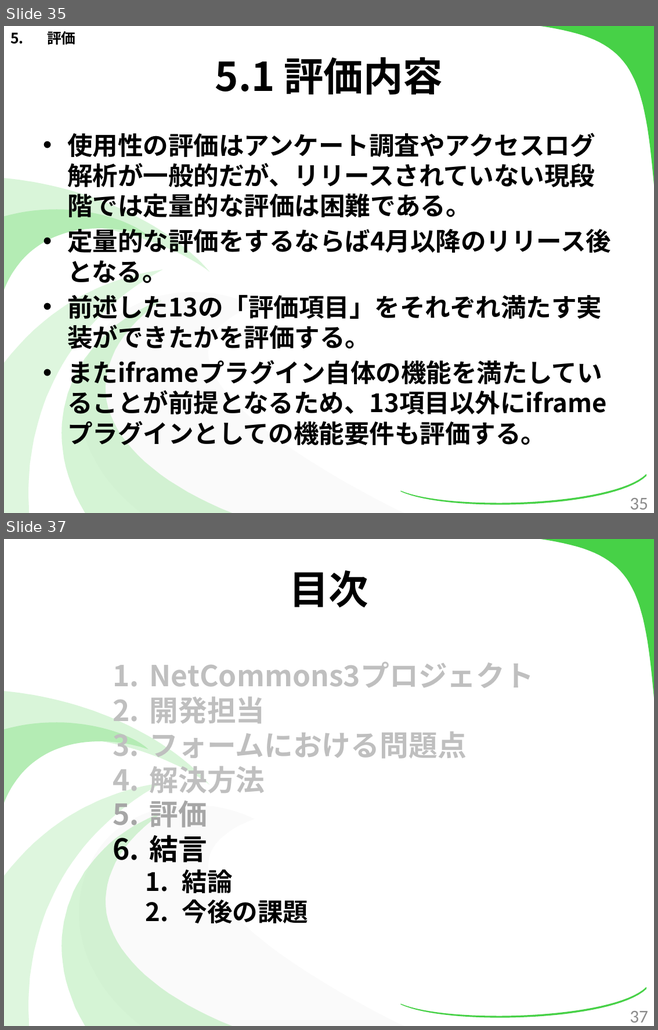
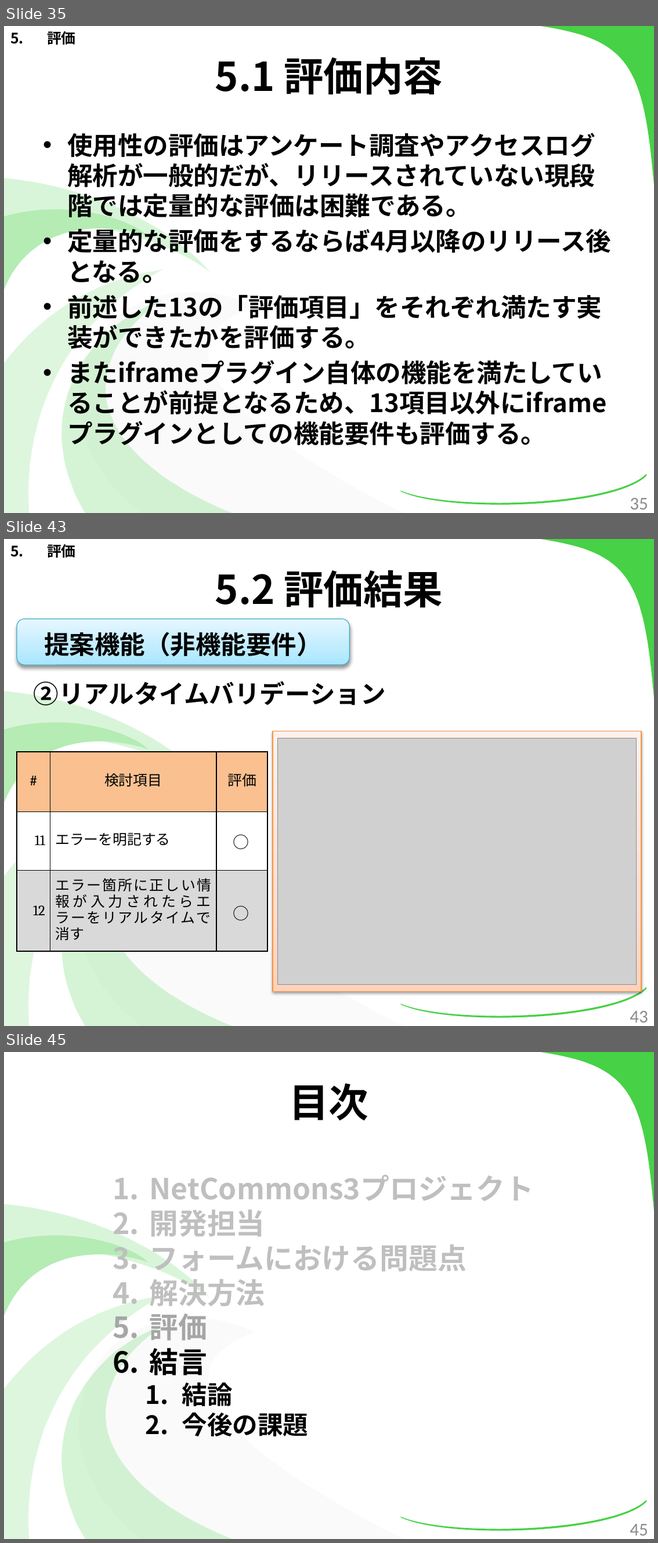
Before and after one commit to kotaro0717/Report-Management, a slide deck: PowerPoint/report_hokada.pptx. Shown one above the other, each under a label of ours: slides 35 and 37 before the commit, slides 35, 43 and 45 after it; the slides between them are not shown. The pictures are 658x1030 and 658x1543 pixels, drawn with LibreOffice and Linux fonts; fonts in the diff are those of the drawing; grey boxes stand for pictures. Boxes give left, top, right and bottom in pixels: in the first picture for what was removed or moved away, otherwise in the second. Text is boxed around its words. In the diff, an @@ line names an element or a change of style, - is before the commit and + after.

Commit message:
提案機能の評価まとめ中

```diff
--- a/PowerPoint/report_hokada.pptx
+++ b/PowerPoint/report_hokada.pptx
@@ slide 43 added at [4, 539, 654, 1026], background #FFFFFF; not listed: 7 template elements that a slide beside it also shows @@
@@ text added at [47, 544, 76, 558], 16 pt, text #000000, bold @@
+5. 評価
@@ title added at [215, 570, 442, 608], 44 pt, text #000000, bold @@
+5.2 評価結果
@@ rounded rectangle added at [17, 619, 350, 665], fill gradient #A7E6FF to #C1EDFF to #E7F8FF, outline #46AAC5 0.75 pt, 28 pt, text #000000, bold @@
+提案機能（非機能要件）
@@ text added at [34, 681, 386, 705], 28 pt, text #000000, bold @@
+②リアルタイムバリデーション
@@ rectangle added at [273, 732, 641, 991], fill gradient #FFD2BD to #FFDED0 to #FFF2ED, outline #F69240 0.75 pt @@
@@ picture added at [278, 739, 636, 984] @@
@@ table added at [17, 752, 268, 951], 3 rows, 3 columns @@
+# | 検討項目 | 評価
+11 | エラーを明記する | 
+12 | エラー箇所に正しい情報が入力されたらエラーをリアルタイムで消す | 
@@ text added at [227, 830, 263, 855], 18 pt, text #000000 @@
+○
@@ text added at [227, 900, 263, 926], 18 pt, text #000000 @@
+○
@@ page number added at [629, 1011, 648, 1023], 20 pt, text #8C8C8C @@
+43
@@ what was slide 37 is now slide 45 @@
@@ page number at [629, 1524, 648, 1536]: text changed @@
-37
+45
```
Also in this commit, not shown: 6 slides changed, 7 other slides added.
